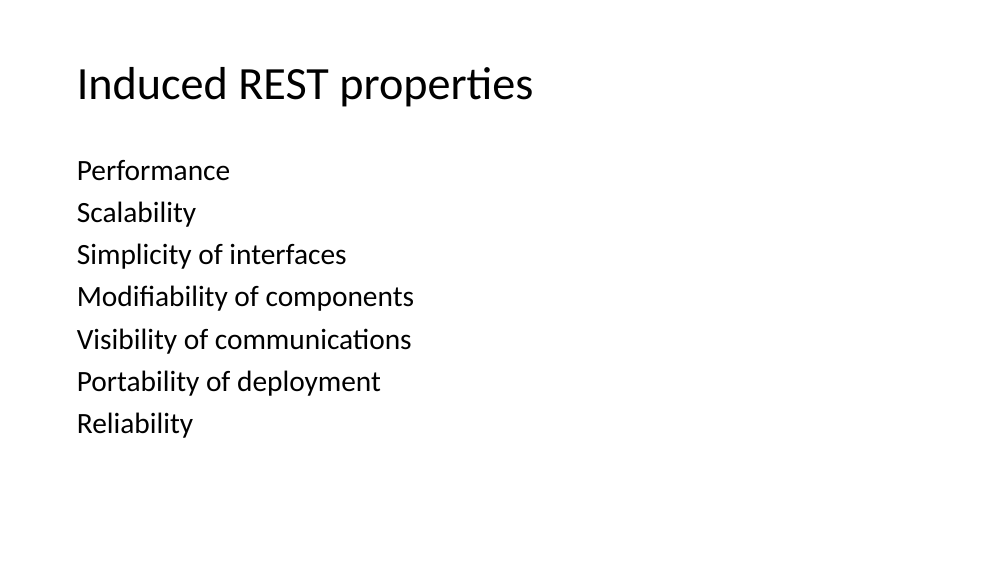
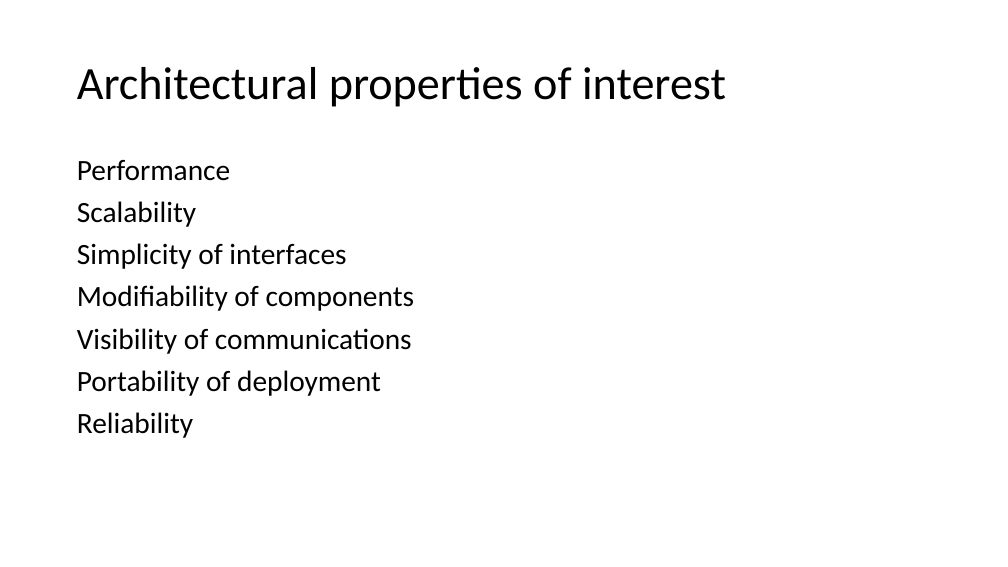
Before and after one commit to maherhosn/SU_SEGR_5240_18SQ, a slide deck: slide 11 of 01 - Introduction.pptx (slide 8 before the commit). Drawn at 1008x567 pixels with LibreOffice and Linux fonts; fonts in the diff are those of the drawing. Boxes give left, top, right and bottom in pixels: in the first picture for what was removed or moved away, otherwise in the second. Text is boxed around its words. In the diff, an @@ line names an element or a change of style, - is before the commit and + after.

```diff
--- a/01 - Introduction.pptx
+++ b/01 - Introduction.pptx
@@ title at box(77, 67, 726, 107): text changed @@
-Induced REST properties
+Architectural properties of interest
```
Also in this commit, not shown: 7 other slides changed, 3 slides added, 29 other files.
